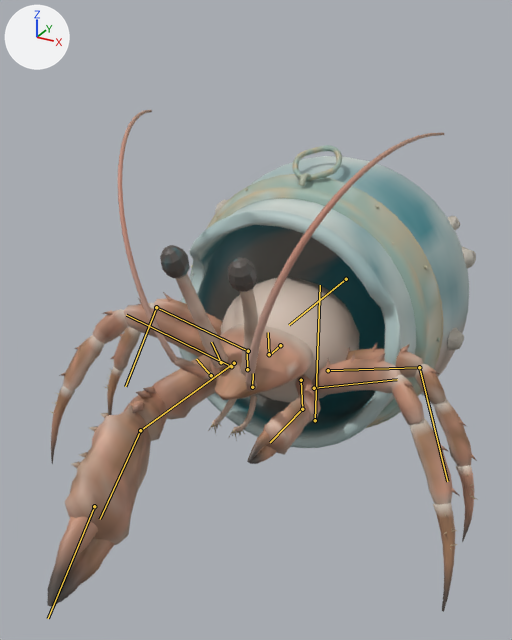
What one commit did to the glTF model assets/creatures/bottle_hermit/bottle_hermit.glb.
One viewpoint serves both versions: a camera (50 mm lens) standing at (0.93, -2.17, 1.46) and looking at (-0.11, -0.27, 0.5). The axes (+X, +Y, +Z) are drawn at upper left. The lights are the same throughout. The picture after the commit comes second. Both versions are drawn at frame 11 of the action 'attack'; the numbers are the values there. The bones that change, and the others that lie on the model, are drawn over the model as lines.

Objects in the first picture: 'bottle_hermit'.
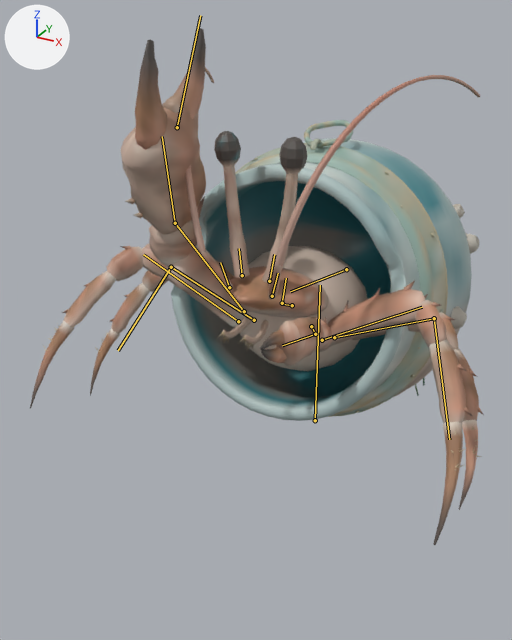
Where the change shows, as pixel boxes [x1, y1, x2, y2] in the pictures (512 x 640 px):
'bottle_hermit', posed: before [47, 110, 478, 612]; after [30, 28, 484, 545]
bone 'glass', root to tip: before (346, 279) to (289, 325); after (346, 269) to (290, 291)
bone 'body', root to tip: before (280, 345) to (269, 355); after (292, 305) to (282, 304)
bone 'leg_l0_a', root to tip: before (314, 388) to (397, 379); after (322, 340) to (422, 307)
bone 'leg_l1_a', root to tip: before (328, 370) to (419, 367); after (334, 337) to (434, 318)
bone 'leg_r0_a', root to tip: before (231, 366) to (126, 315); after (238, 321) to (143, 254)
bone 'leg_r1_a', root to tip: before (248, 351) to (156, 307); after (254, 320) to (171, 267)
bone 'claw_arm', root to tip: before (234, 363) to (140, 430); after (244, 311) to (175, 223)
bone 'claw_finger', root to tip: before (94, 506) to (48, 618); after (177, 127) to (200, 15)

The edits, one by one:
Bone 'glass' (bone_glass) moves from (0.0, 0.0, 0.0) to (0.0, 0.0, 0.038).
Bone 'glass' (bone_glass) turns from (0, 0, 0) to (9, 0, 0) degrees about its own x, y and z.
Bone 'body' (bone_body) moves from (0.0, 0.055, 0.004) to (0.0, -0.025, -0.002).
Bone 'body' (bone_body) turns from (6, 0, 0) to (-9, 0, 0) degrees about its own x, y and z.
Bone 'leg_l0_a' (bone_leg_l0_a) turns from (4, 1, 2) to (0, 0, 0) degrees about its own x, y and z.
Bone 'leg_l1_a' (bone_leg_l1_a) turns from (1, 0, 0) to (0, 0, 0) degrees about its own x, y and z.
Bone 'leg_r0_a' (bone_leg_r0_a) turns from (4, -1, -2) to (0, 0, 0) degrees about its own x, y and z.
Bone 'leg_r1_a' (bone_leg_r1_a) turns from (1, 0, 0) to (0, 0, 0) degrees about its own x, y and z.
Bone 'claw_arm' (bone_claw_arm) turns from (-10, -6, -5) to (50, 13, 33) degrees about its own x, y and z.
Bone 'claw_finger' (bone_claw_finger) turns from (4, 0, 4) to (-34, -12, -27) degrees about its own x, y and z.
